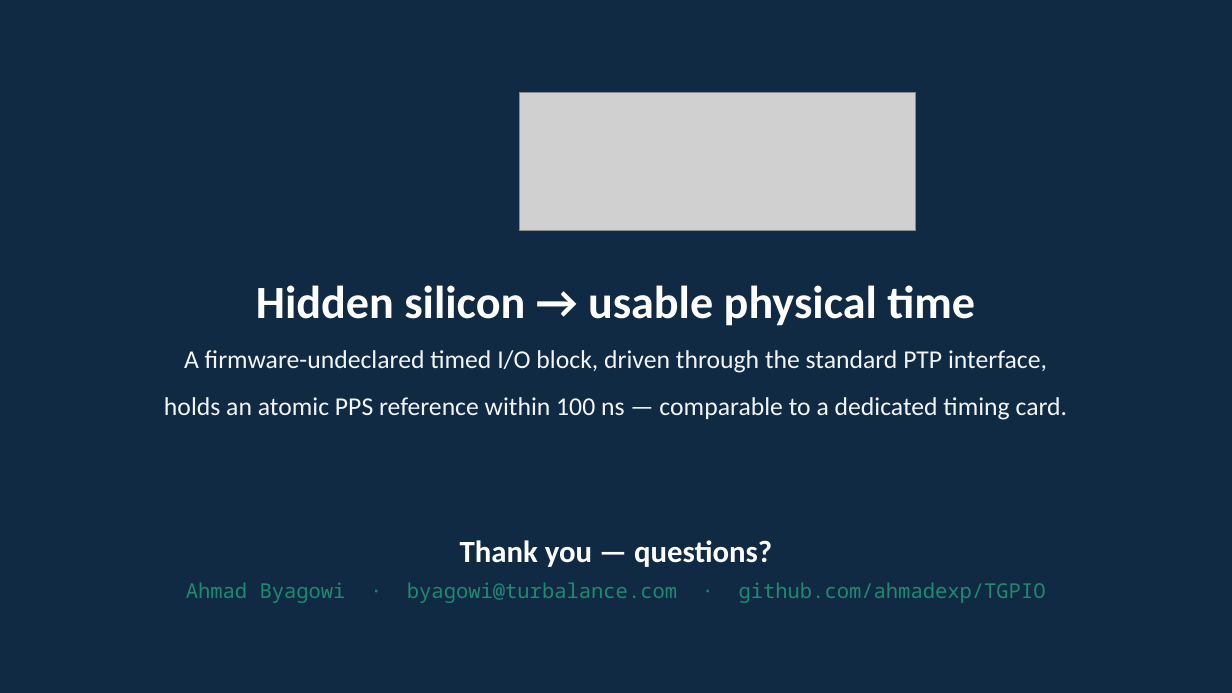
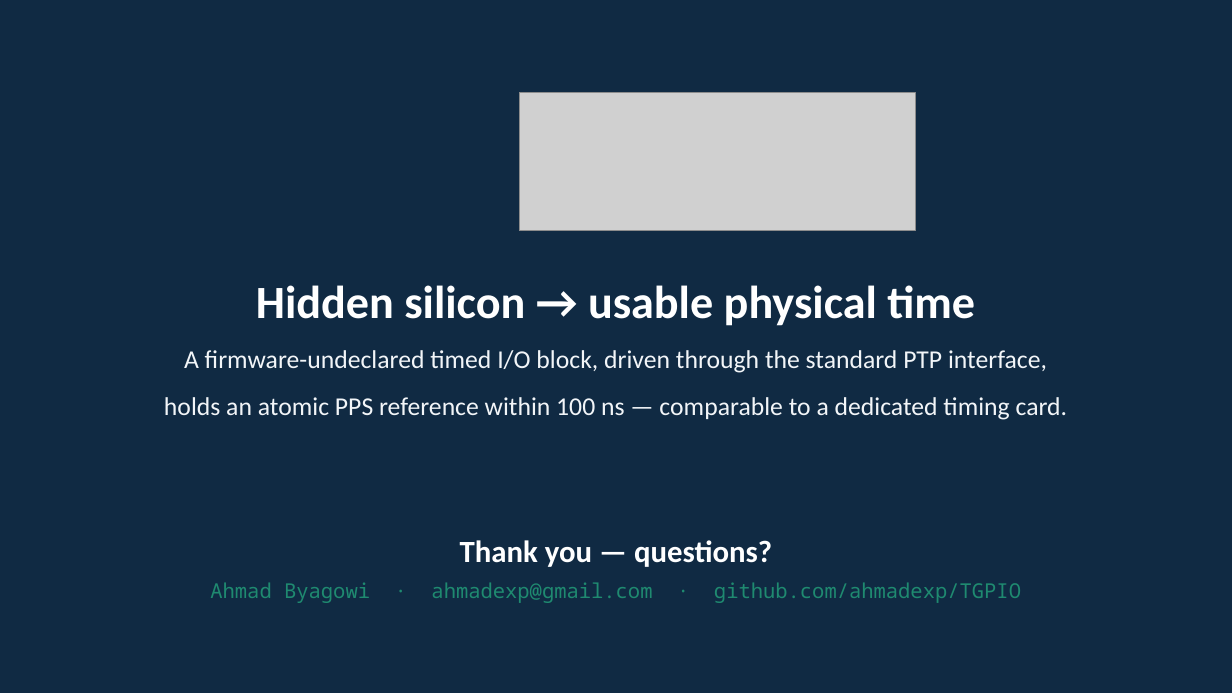
Before and after one commit to ahmadexp/TGPIO, a slide deck: slide 15 of paper/ispcs2026-tgpio-slides.pptx. Drawn at 1232x693 pixels with LibreOffice and Linux fonts; fonts in the diff are those of the drawing; grey boxes stand for pictures. Boxes give left, top, right and bottom in pixels: in the first picture for what was removed or moved away, otherwise in the second. Text is boxed around its words. In the diff, an @@ line names an element or a change of style, - is before the commit and + after.

Commit message:
Update license contact and reserve commercialization rights to author
Contact changes from byagowi@turbalance.com to ahmadexp@gmail.com in
the license, README, and slide deck. The license and README now state
that the author reserves exclusively for himself the right to
commercialize the Software. The paper is intentionally unchanged.

```diff
--- a/paper/ispcs2026-tgpio-slides.pptx
+++ b/paper/ispcs2026-tgpio-slides.pptx
@@ text at [210,582,1021,603]: text changed @@
-Ahmad Byagowi · byagowi@turbalance.com · github.com/ahmadexp/TGPIO
+Ahmad Byagowi · ahmadexp@gmail.com · github.com/ahmadexp/TGPIO
```
Also in this commit, not shown: 2 other files.
